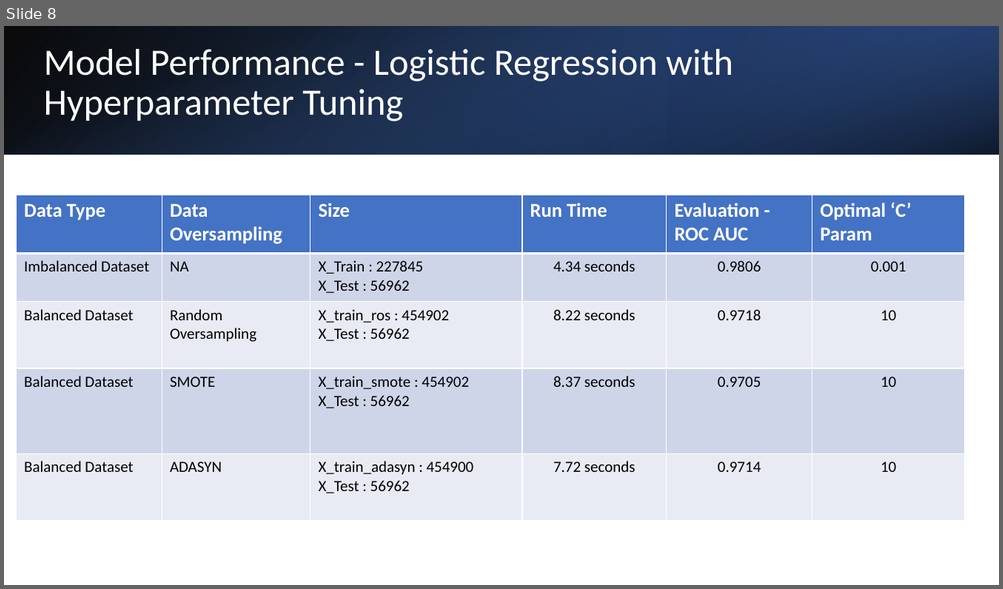
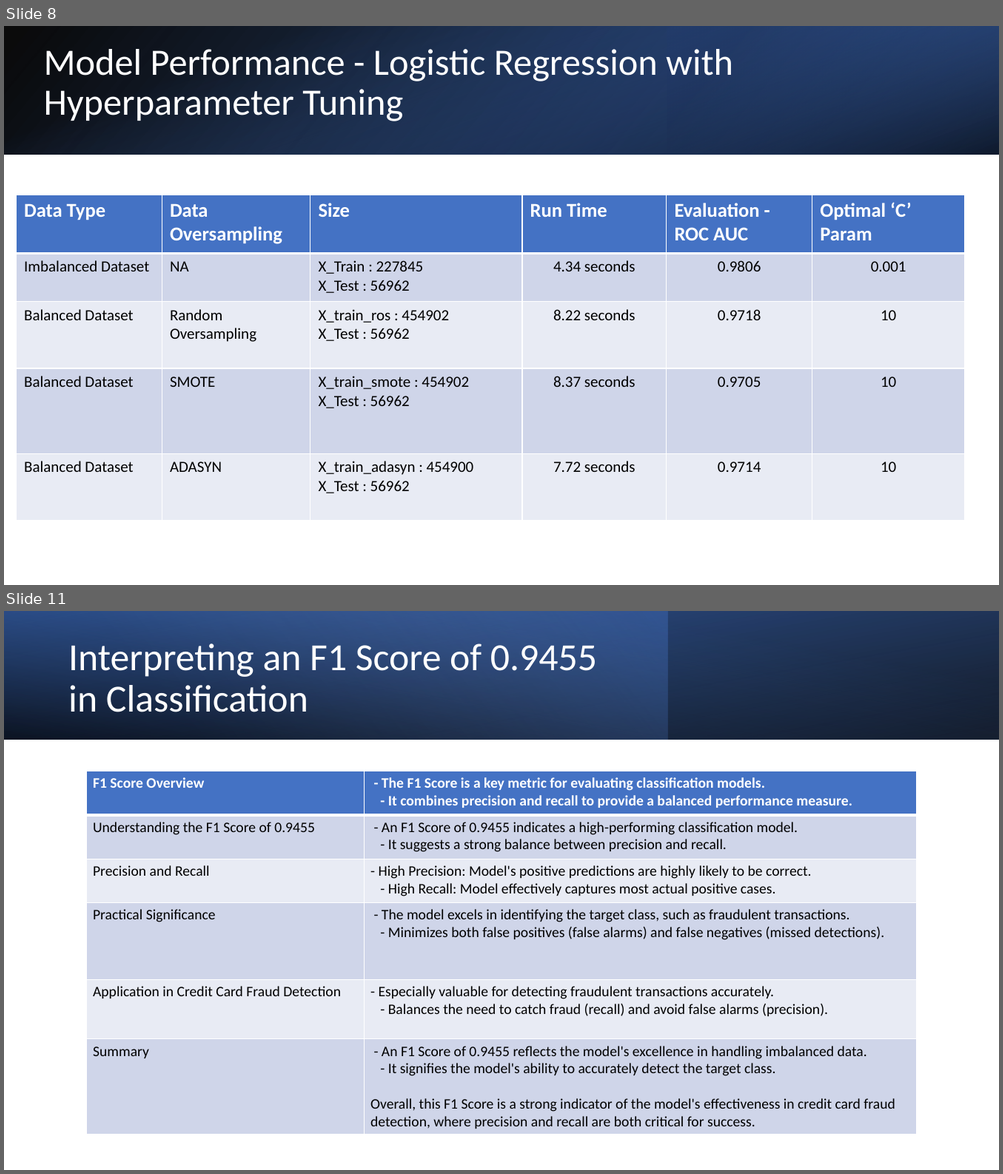
Before and after one commit to jagsrj/Credit_card_fraud_detection_ML, a slide deck: CreditCard_FraudDetection_MachingLearning.pptx. Shown one above the other, each under a label of ours: slide 8 before the commit, slides 8 and 11 after it; the slides between them are not shown. The pictures are 1003x589 and 1003x1174 pixels, drawn with LibreOffice and Linux fonts; fonts in the diff are those of the drawing. Boxes give left, top, right and bottom in pixels: in the first picture for what was removed or moved away, otherwise in the second. Text is boxed around its words. In the diff, an @@ line names an element or a change of style, - is before the commit and + after.

```diff
--- a/CreditCard_FraudDetection_MachingLearning.pptx
+++ b/CreditCard_FraudDetection_MachingLearning.pptx
@@ slide 11 added at (4, 611, 999, 1170), background #FFFFFF @@
@@ rectangle added at (4, 611, 999, 739), fill gradient #000000 to #2F5597 @@
@@ rectangle added at (4, 611, 667, 739), fill gradient #4472C4 to #8FAADC @@
@@ rectangle added at (4, 611, 999, 739), fill gradient #000000 to #4472C4 @@
@@ title added at (68, 644, 597, 712), 37 pt, text #FFFFFF @@
+Interpreting an F1 Score of 0.9455 in Classification
@@ table added at (86, 772, 916, 1135), 6 rows, 2 columns @@
+F1 Score Overview | - The F1 Score is a key metric for evaluating classification models. / - It combines precision and recall to provide a balanced performance measure.
+Understanding the F1 Score of 0.9455 | - An F1 Score of 0.9455 indicates a high-performing classification model. / - It suggests a strong balance between precision and recall.
+Precision and Recall | - High Precision: Model's positive predictions are highly likely to be correct. / - High Recall: Model effectively captures most actual positive cases.
+Practical Significance | - The model excels in identifying the target class, such as fraudulent transactions. / - Minimizes both false positives (false alarms) and false negatives (missed detections).
+Application in Credit Card Fraud Detection | - Especially valuable for detecting fraudulent transactions accurately. / - Balances the need to catch fraud (recall) and avoid false alarms (precision).
+Summary | - An F1 Score of 0.9455 reflects the model's excellence in handling imbalanced data. / - It signifies the model's ability to accurately detect the target class. / Overall, this F1 Score is a strong indicator of the model's effectiveness in credit card fraud detection, where precision and recall are both critical for success.
```
Also in this commit, not shown: 7 slides changed, 2 other slides added, 1 slide removed.
